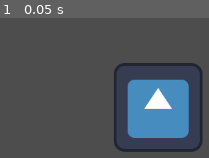
Above: before the commit, frame 1.
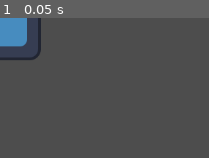
Above: after the commit, the same moment.

Repository: sneakyturtle593/TEST
Game: Godot game, scene res://node_2d.tscn
Same seed, same stepped clock (60 frames per second), same inputs: the game is played once before the commit and once after it. The project has no main scene, so this scene is started directly. The engine's default icon, where the game draws it, is replaced by a stand-in: a white triangle on a blue panel in a dark square.
Inputs:
- Up to frame 1 (0.05 s): no input

The runs differ from the first frame. In frame 1, 19% of the frame differs, in the area x 0-97%, y 0-96%.

Commit message:
Update node_2d.tscn

Diff:
--- a/node_2d.tscn
+++ b/node_2d.tscn
@@ -5,5 +5,5 @@
 [node name="Node2D" type="Node2D" unique_id=77105415]
 
 [node name="Sprite2D" type="Sprite2D" parent="." unique_id=500102133]
-position = Vector2(228, 129)
+position = Vector2(-5, -3)
 texture = ExtResource("1_wtcfe")
